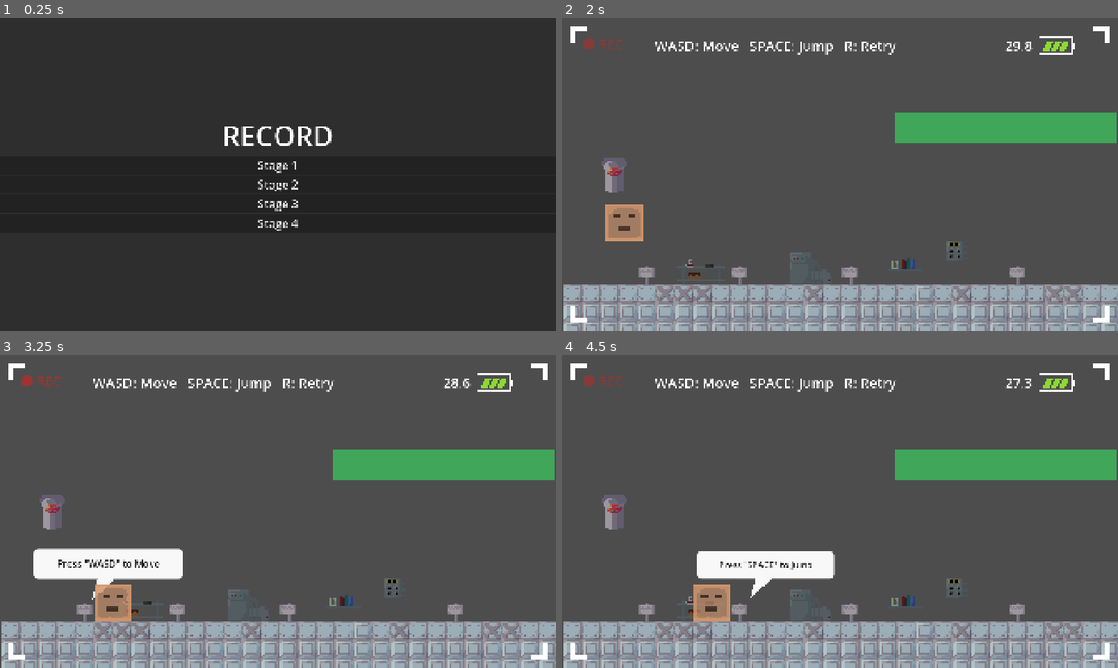
Above: before the commit, frames 1-4 (two rows, left to right).
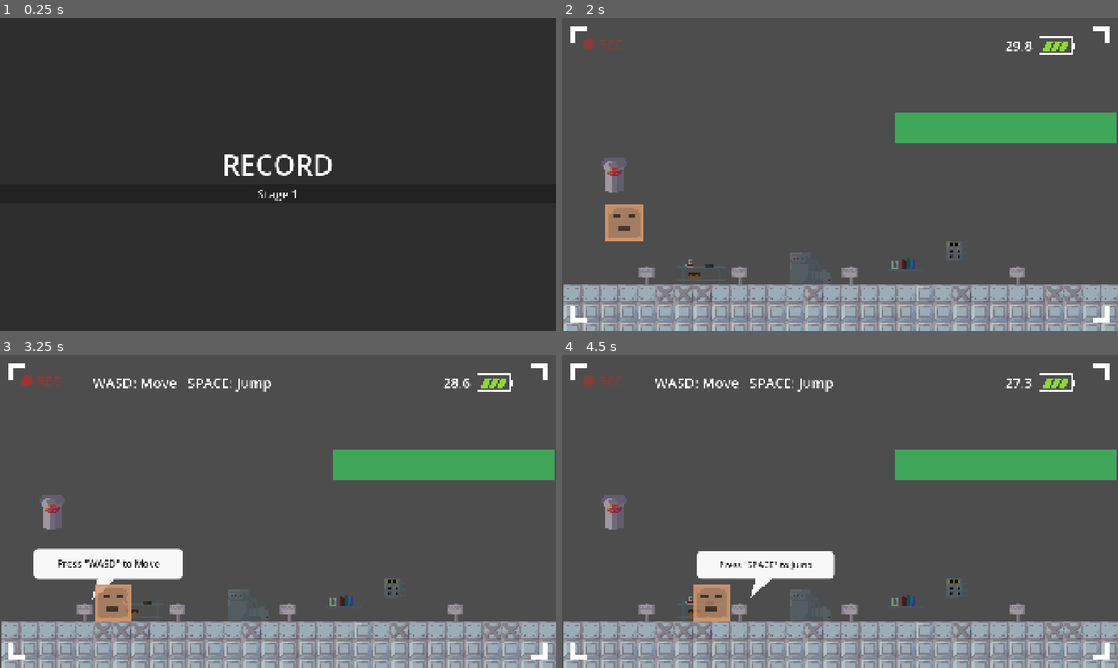
Above: after the commit, the same moments.

Repository: Tomatoguy1029/gamejam-2
Game: Godot game, scene res://scenes/Main.tscn
Two runs of this game, one before a commit and one after it. Both use one fixed random seed, a clock stepped at 60 frames per second and the inputs below.
Inputs:
- Up to frame 1 (0.25 s): no input
- Up to frame 2 (2 s): click "Stage 1" at 0.5 s; hold D (move_right) from 1.28 s (still down); tap Space (jump) at 1.35, 1.52, 1.82 s
- Up to frame 3 (3.25 s): tap L (discard_ghost) at 2.1 s; tap Space (jump) at 2.27, 2.3, 2.57, 3.05 s; release D (move_right) at 2.78 s; hold A (move_left) from 2.78 s (still down); hold E (interact) from 2.78 s (still down)
- Up to frame 4 (4.5 s): release A (move_left) at 3.53 s; release E (interact) at 3.53 s; hold D (move_right) from 3.53 s (still down); tap Space (jump) at 3.6, 3.77, 4.07 s; tap L (discard_ghost) at 4.35 s

The runs differ from the first frame. In frame 1, 1.7% of the frame differs, in the area x 40-60%, y 34-68%; in frame 2, 0.6%; in frame 3, 0.1%; in frame 4, 0.1%.
Error after the commit: Invalid access to property or key 'rewind_started' on a base object of type 'Node (GameManager.gd)'. (res://src/scripts/ui/HUD.gd:33)

Commit message:
変更した内、戻す必要のあった物を修正

Diff:
--- a/record/src/scripts/actors/ActorBase.gd
+++ b/record/src/scripts/actors/ActorBase.gd
@@ -16,10 +16,22 @@
 ## 横方向の加減速（px/s^2）。既定値は旧実装の move_speed * 8 相当。
 @export var accel: float = 2400.0
 
+## 移動パラメータのリソース。割り当てるとこの値で上書きする（src/data/*.tres）。
+## プレイヤーとゴーストで同じ .tres を共有すれば挙動が一致する。
+@export var movement_stats: MovementStats
+
 var _ladder_count: int = 0
-
 var is_on_ladder: bool:
 	get: return _ladder_count > 0
+
+func _ready() -> void:
+	# stats が割り当てられていれば、その値で各パラメータを上書き
+	if movement_stats != null:
+		move_speed = movement_stats.move_speed
+		jump_velocity = movement_stats.jump_velocity
+		gravity = movement_stats.gravity
+		climb_speed = movement_stats.climb_speed
+		accel = movement_stats.accel
 
 func _physics_process(delta: float) -> void:
 	if GameManager.current_state != GameManager.GameState.PLAYING:
--- a/record/src/scripts/actors/PlayerController.gd
+++ b/record/src/scripts/actors/PlayerController.gd
@@ -4,8 +4,17 @@
 
 var _loop_tick: int = 0
 
+## 逆再生（巻き戻し演出）用の軌跡。数フレームごとに座標を記録する。
+const TRAIL_INTERVAL := 4      # 何物理フレームごとに座標を記録するか
+const REWIND_DURATION := 3.0   # 逆再生アニメの総尺（秒・固定）
+var _trail: PackedVector2Array = []
+
 func _ready() -> void:
-	GameManager.loop_started.connect(func(_idx): _loop_tick = 0)
+	super._ready()  # movement_stats の適用（ActorBase._ready）
+	GameManager.loop_started.connect(func(_idx):
+		_loop_tick = 0
+		_trail.clear()
+	)
 
 func _physics_process(delta: float) -> void:
 	# 入力ロック中は操作・録画・各キーを受け付けない
@@ -15,6 +24,8 @@
 
 	if GameManager.current_state == GameManager.GameState.PLAYING:
 		RecordingManager.record_frame(_sample_input_frame())
+		if _loop_tick % TRAIL_INTERVAL == 0:
+			_trail.append(global_position)
 		_loop_tick += 1
 
 		if Input.is_action_just_pressed("retry"):
@@ -38,6 +49,18 @@
 		move_down = Input.is_action_pressed("move_down"),
 	}
 
+## 記録した軌跡を逆順に辿る巻き戻しアニメ。総尺は REWIND_DURATION に固定し、
+## 1区間の時間 = 尺 / (点数 - 1) として点数に依らず尺に収める。完了まで await 可能。
+func rewind() -> void:
+	if _trail.size() < 2:
+		return
+	var count: int = _trail.size()
+	var step: float = REWIND_DURATION / float(count - 1)
+	var tw := create_tween()
+	for i in range(count - 2, -1, -1):
+		tw.tween_property(self, "global_position", _trail[i], step)
+	await tw.finished
+
 func _sample_input_frame() -> InputFrame:
 	return InputFrame.create(
 		_loop_tick,
--- a/record/src/scripts/effects/RetryEffect.gd
+++ b/record/src/scripts/effects/RetryEffect.gd
@@ -7,18 +7,15 @@
 @export var on_discard: PostProcess
 ## 保存枠が一杯（over_limit）のときに再生する演出ノード。
 @export var on_over_limit: PostProcess
-## チュートリアル導入時に一度だけ流す長い演出ノード（入力ブロックあり）。
-@export var on_intro: PostProcess
+## 初回保存の巻き戻し時に流す長い演出ノード
+@export var on_rewind: PostProcess
 
 func _ready() -> void:
 	GameManager.ghost_saved.connect(func() -> void: _play(on_save))
 	GameManager.ghost_discarded.connect(func() -> void: _play(on_discard))
 	GameManager.over_limit.connect(func() -> void: _play(on_over_limit))
+	GameManager.rewind_started.connect(func() -> void: _play(on_rewind))
 
 func _play(effect: PostProcess) -> void:
 	if effect != null:
 		effect.play()
-
-func play_intro() -> void:
-	if on_intro != null:
-		await on_intro.play()
--- a/record/src/scripts/effects/postprocess/Noise.gd
+++ b/record/src/scripts/effects/postprocess/Noise.gd
@@ -6,8 +6,15 @@
 @export var _duration: float = 0.5
 ## 再生中ゲーム入力をブロックするか（長い導入アニメ用）。短い版は false。
 @export var lock_input: bool = false
+## 長い版用：wave_amplitude を「最後の falloff 秒だけ」シグモイド状に 0 へ落とすか。
+@export var amplitude_falloff: bool = false
+## amplitude を 0 に落とす時間（秒）。これより前は規定値を維持する。
+@export var amplitude_falloff_time: float = 0.5
 
 @onready var _rect: ColorRect = $ColorRect
+
+## 規定の wave_amplitude（初回 play で1度だけ記録し、毎回開始時にここへ戻す）
+var _base_amplitude: float = -1.0
 
 func play() -> void:
 	var mat := _rect.material as ShaderMaterial
@@ -17,9 +24,23 @@
 		GameManager.input_locked = true
 	mat.set_shader_parameter("intensity", 1.0)  # まず最大表示
 	_rect.visible = true
+
+	# wave_amplitude を規定値で維持 → 最後の falloff 秒だけ S字（sine in-out）で 0 へ。
+	# 毎回開始時に規定値へ戻すので、前回 0 まで落ちても次回は規定値から始まる。
+	var do_falloff: bool = amplitude_falloff and _duration > amplitude_falloff_time
+	if do_falloff:
+		if _base_amplitude < 0.0:
+			_base_amplitude = mat.get_shader_parameter("wave_amplitude")
+		mat.set_shader_parameter("wave_amplitude", _base_amplitude)
+		var amp_tw := create_tween()
+		amp_tw.tween_interval(_duration - amplitude_falloff_time)
+		amp_tw.tween_property(mat, "shader_parameter/wave_amplitude", 0.0, amplitude_falloff_time) \
+			.set_trans(Tween.TRANS_SINE).set_ease(Tween.EASE_IN_OUT)
+
 	var tw := create_tween()
 	tw.tween_property(mat, "shader_parameter/intensity", 0.0, _duration)
 	await tw.finished
+
 	_rect.visible = false
 	if lock_input:
 		GameManager.input_locked = false
--- a/record/src/scripts/game/Main.gd
+++ b/record/src/scripts/game/Main.gd
@@ -15,9 +15,6 @@
 	# StageSelect のシグナルを接続
 	var stage_select := $StageSelect
 	stage_select.stage_selected.connect(_on_stage_selected)
-
-	# Debug: make every stage available from the stage picker at launch.
-	GameManager.unlock_all_stages()
 
 	# タイトル画面から開始
 	GameManager.change_state(GameManager.GameState.MAIN_MENU)
--- a/record/src/scripts/managers/LoopManager.gd
+++ b/record/src/scripts/managers/LoopManager.gd
@@ -100,7 +100,21 @@
 		GameManager.trigger_over_limit()  # 空き枠なし＝保存不可
 		return
 	add_ghost(data)
-	GameManager.save_ghost()  # noise 演出 + IDLE
+	# 初回保存のみ：短い Noise の代わりに長い巻き戻し演出（軌跡の逆再生）を再生し、
+	# 終わってから IDLE（再スポーン）へ。
+	if not GameManager.first_rewind_played:
+		GameManager.first_rewind_played = true
+		await _play_first_rewind()
+		GameManager.change_state(GameManager.GameState.IDLE)
+		return
+	GameManager.save_ghost()  # 通常: 短い noise 演出 + IDLE
+
+## 初回保存時の巻き戻し演出。長い Noise を出しつつ、プレイヤーの軌跡を逆再生する。
+## 再生が終わってから保存→IDLE（再スポーン）へ進む。
+func _play_first_rewind() -> void:
+	GameManager.rewind_started.emit()  # RetryEffect が長い Noise を再生（入力ロック付き）
+	if is_instance_valid(_player_instance) and _player_instance.has_method("rewind"):
+		await _player_instance.rewind()
 
 ## ステージ切り替え時にゴーストとアクターを全消去
 func ClearAll() -> void:
--- a/record/src/scripts/ui/HUD.gd
+++ b/record/src/scripts/ui/HUD.gd
@@ -29,6 +29,8 @@
 	GameManager.ghost_discarded.connect(_refresh_ghost_icons)
 	GameManager.room_retried.connect(_refresh_ghost_icons)
 	GameManager.return_to_title_requested.connect(_refresh_ghost_icons)
+	# 巻き戻し演出中はリトライメニューを隠す（演出後すぐ IDLE で消えるが念のため）
+	GameManager.rewind_started.connect(func() -> void: _play_ended_panel.visible = false)
 
 	_update_panels(GameManager.GameState.MAIN_MENU)
 
--- a/record/src/scripts/ui/recording_battery.gd
+++ b/record/src/scripts/ui/recording_battery.gd
@@ -9,6 +9,9 @@
 @export var seg_skew_ratio: float = 0.45   # セグメントの傾き（高さに対する比）
 @export var seg_gap: float = 6.0           # セグメント間の隙間
 
+## メーターに重ねて残り回数を表示するラベル（任意）
+@onready var _count_label: Label = $Count
+
 func _ready() -> void:
 	GameManager.ghost_saved.connect(queue_redraw)
 	GameManager.ghost_discarded.connect(queue_redraw)
@@ -18,6 +21,10 @@
 func _draw() -> void:
 	var maxn: int = maxi(1, LoopManager.max_ghosts)
 	var remaining: int = clampi(LoopManager.max_ghosts - LoopManager.ghost_count, 0, maxn)
+
+	# メーターに重ねて残り回数を表示（0 のときは数字を出さない）
+	if _count_label != null:
+		_count_label.text = str(remaining) if remaining > 0 else ""
 
 	# 残量ゼロは赤枠＋斜線（バッテリー無効アイコン）、それ以外は白枠
 	var empty: bool = remaining <= 0
Not shown, changed: record/src/md/gimmick-list.md
